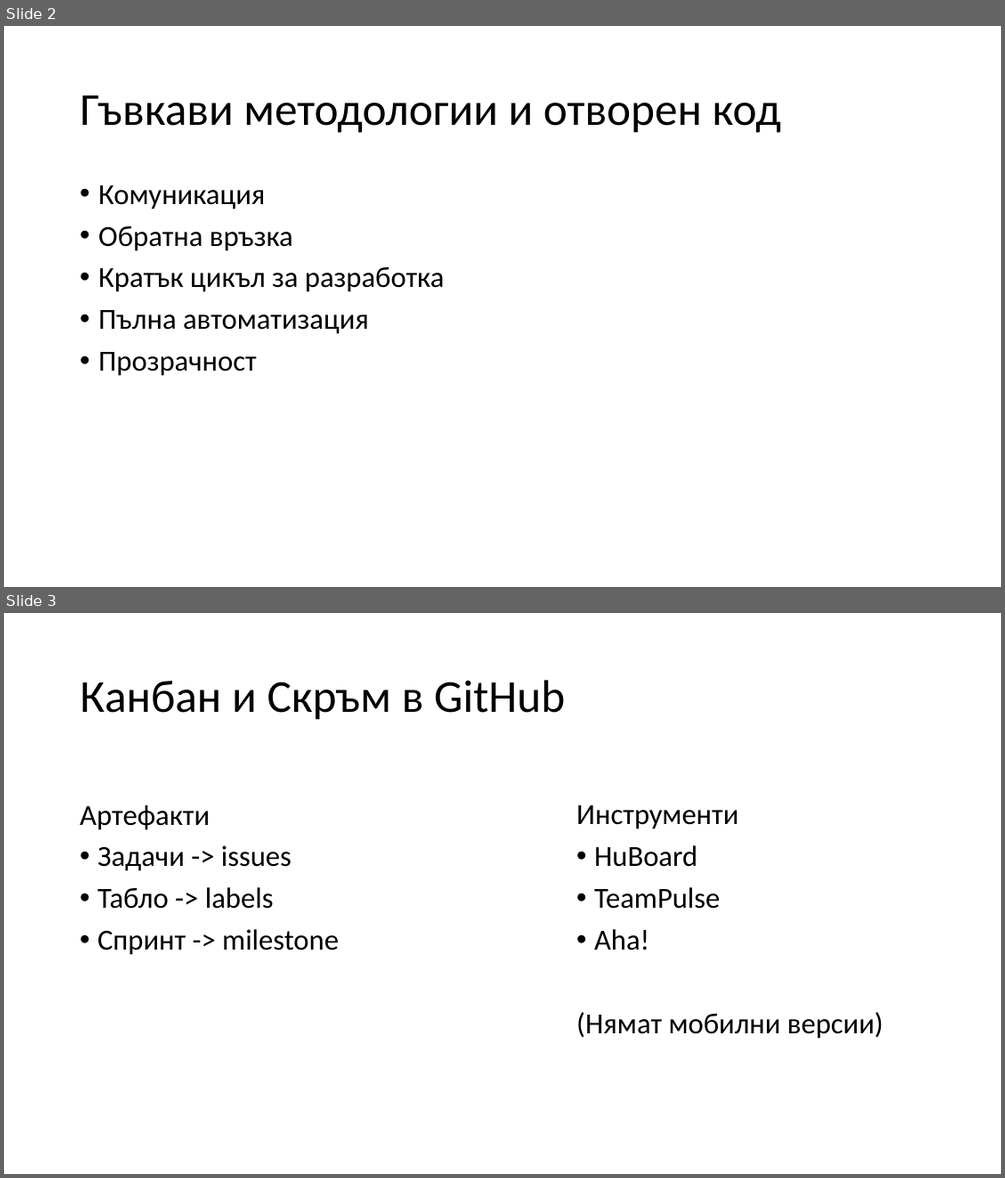
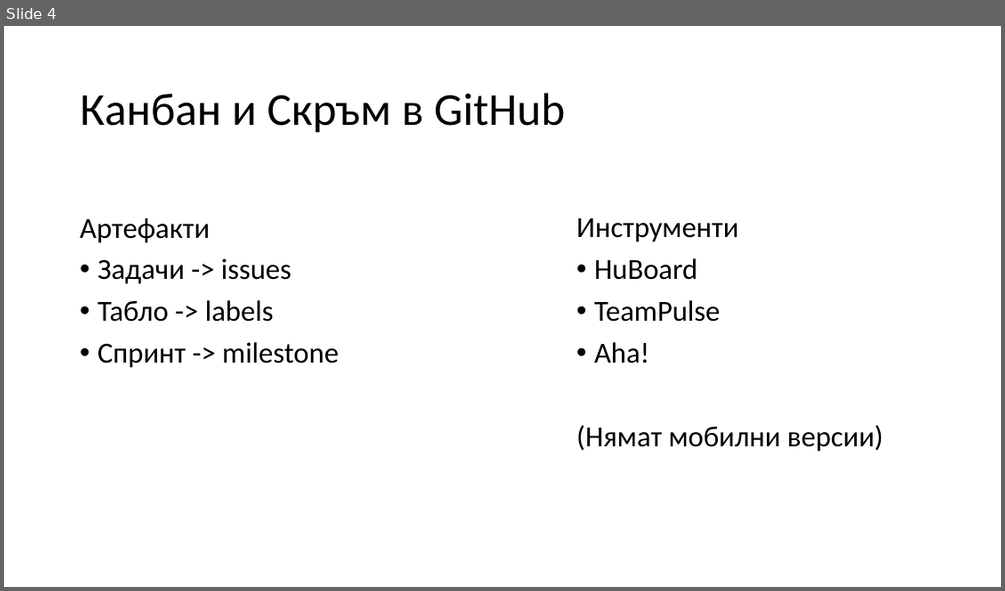
Before and after one commit to FireSt-dead/thesis, a slide deck: paperwork/presentation.ppt. Shown one above the other, each under a label of ours: slides 2 and 3 before the commit, slide 4 after it. The pictures are 1005x1178 and 1005x591 pixels, drawn with LibreOffice and Linux fonts; fonts in the diff are those of the drawing. Boxes give left, top, right and bottom in pixels: in the first picture for what was removed or moved away, otherwise in the second. Text is boxed around its words. In the diff, an @@ line names an element or a change of style, - is before the commit and + after.

```diff
--- a/paperwork/presentation.ppt
+++ b/paperwork/presentation.ppt
@@ slide 2 removed at box(4, 26, 1001, 587), background #FFFFFF @@
@@ title removed at box(80, 95, 781, 133) @@
-Гъвкави методологии и отворен код
@@ text removed at box(98, 185, 445, 376) @@
-• Комуникация
-• Обратна връзка
-• Кратък цикъл за разработка
-• Пълна автоматизация
-• Прозрачност
@@ what was slide 3 is now slide 4 @@
```
Also in this commit, not shown: 2 slides changed, 4 slides added, 1 other slide removed.
